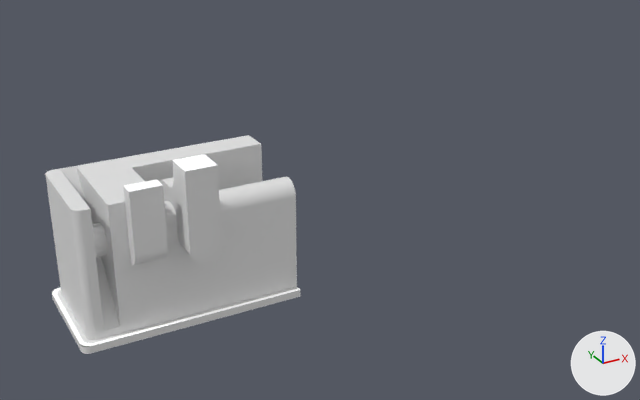
Renders of the FBX model Assets/VRC Geo.fbx from each side of a commit.
Before and after are seen from a 50 mm lens placed at (-13.2, -46.7, 25.5), pointed at (17.2, 8.5, -2.1). Arrows for +X, +Y and +Z are at lower right; the lights stay in place. Objects named as collision shapes, trigger or cutter boxes, shadow casters or lower levels of detail are left out. Where no turn or scale is listed for an object, it has been applied to the vertices.

Script lines for the objects in view, before the commit:
```python
mat_glow = principled_material('glow')
mat_glow.base_color = (0.8, 0.8, 0.8)  # white #e7e7e7
mat_glow.emission_strength = 0.5
me_plane_012 = bpy.data.meshes.new('Plane.012')
me_plane_012.from_pydata(...)  # 998 vertices, 510 faces; spans x -4.0..10.5, y -2.5..7.0, z -4.0..7.0
# faces by material slot: [384, 126]
me_plane_012.materials.append(mat_wall)  # white #e7e7e7
me_plane_012.materials.append(mat_floor)  # light grey #e1e1e1
me_plane_013 = bpy.data.meshes.new('Plane.013')
me_plane_013.from_pydata(...)  # 96 vertices, 7 faces; spans x -4.0..10.5, y -2.5..7.0, z -3.5..7.0
me_plane_013.materials.append(mat_glow)  # white #e7e7e7
ob_room_1 = bpy.data.objects.new('room 1', me_plane_012)
ob_room_1.location = (0.0, 0.0, 0.0)
ob_room_1_glow = bpy.data.objects.new('room 1 glow', me_plane_013)
ob_room_1_glow.location = (0.0, 0.0, 0.0)
```
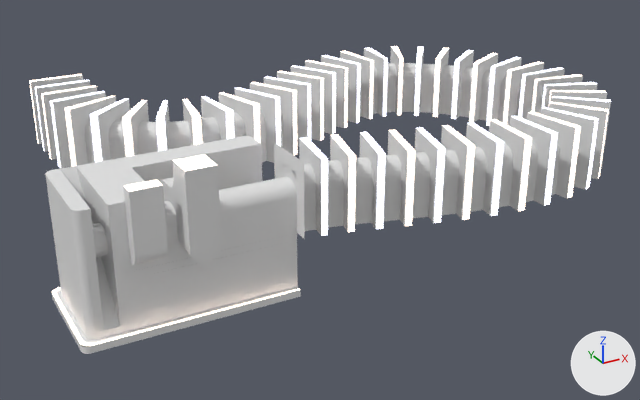
What changed in the scene script:
```text
Add img_color_temperature_png:
    img_color_temperature_png = load_image('color temperature.png', 'color temperature.png', 32, 32, 'sRGB')
Change mat_glow:
    where n0 = _N.new('ShaderNodeBsdfPrincipled'); n0.name = 'Principled BSDF'
    n0.inputs[28].default_value: 0.5 -> 3.0  # 'Emission Strength'
    add n2 = _N.new('ShaderNodeTexImage'); n2.name = 'Image Texture'
    add n2.image = img_color_temperature_png
    add _L.new(n2.outputs[0], n0.inputs[27])  # 'Color' to 'Emission Color'
Change me_plane_012:
    used by ob_room_1; location = (0.0, 0.0, 0.0)
    remove me_plane_012.from_pydata(...)  # 998 vertices, 510 faces; spans x -4.0..10.5, y -2.5..7.0, z -4.0..7.0
    add me_plane_012.from_pydata(...)  # 902 vertices, 361 faces; spans x -4.0..10.5, y -2.5..7.0, z -4.0..7.0
    me_plane_012 part 1: 24 vertices moved from x 2.5..10.5, y -0.5..2.0, z -3.5..1.0 to x 2.5..10.5, y -0.59..2.0, z -3.5..1.0; 494 vertices removed from x -4.0..10.5, y -2.5..7.0, z -4.0..5.9; 398 vertices added at x -3.99..10.5, y -2.5..6.99, z -4.0..5.84
Add me_plane_025:
    me_plane_025.from_pydata(...)  # 3325 vertices, 1953 faces; spans x -0.3..39.7, y -5.0..24.9, z 0.5..5.8
    # faces by material slot: [1952, 1]
    me_plane_025.materials.append(mat_wall)  # white #e7e7e7
    me_plane_025.materials.append(mat_floor)  # light grey #e1e1e1
Add me_plane_023:
    me_plane_023.from_pydata(...)  # 352 vertices, 132 faces; spans x -0.3..39.7, y -5.0..24.9, z 0.5..5.8
    me_plane_023.materials.append(mat_glow)
Add ob_room_2:
    ob_room_2 = bpy.data.objects.new('room 2', me_plane_025)
    ob_room_2.location = (0.0, 0.0, 0.0)
Add ob_glow_2:
    ob_glow_2 = bpy.data.objects.new('glow 2', me_plane_023)
    ob_glow_2.location = (0.0, 0.0, 0.0)
```

Changed parts and their boxes (x1, y1, x2, y2) in the pictures (640 x 400 px; the box of a moved part takes in the faces that stretch with it):
'room 2', added
    after: (31, 47, 611, 239)
'room 1', reshaped
    before: (45, 135, 300, 354)
    after: (45, 135, 301, 354)
'glow 2', added
    after: (29, 46, 611, 236)
part 1 of me_plane_012, moved or reshaped
    before: (52, 160, 298, 350)
    after: (55, 160, 298, 350)
